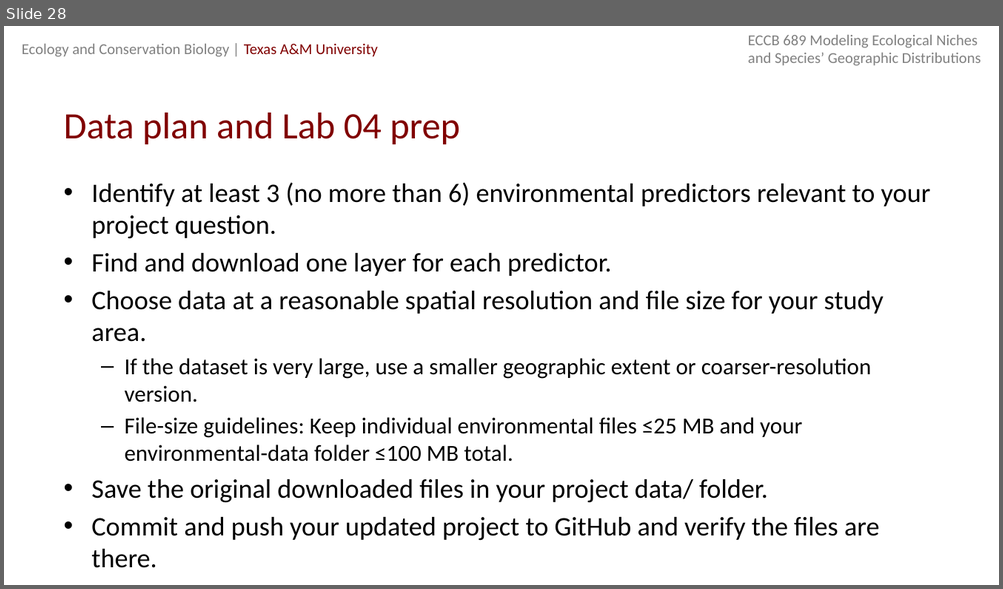
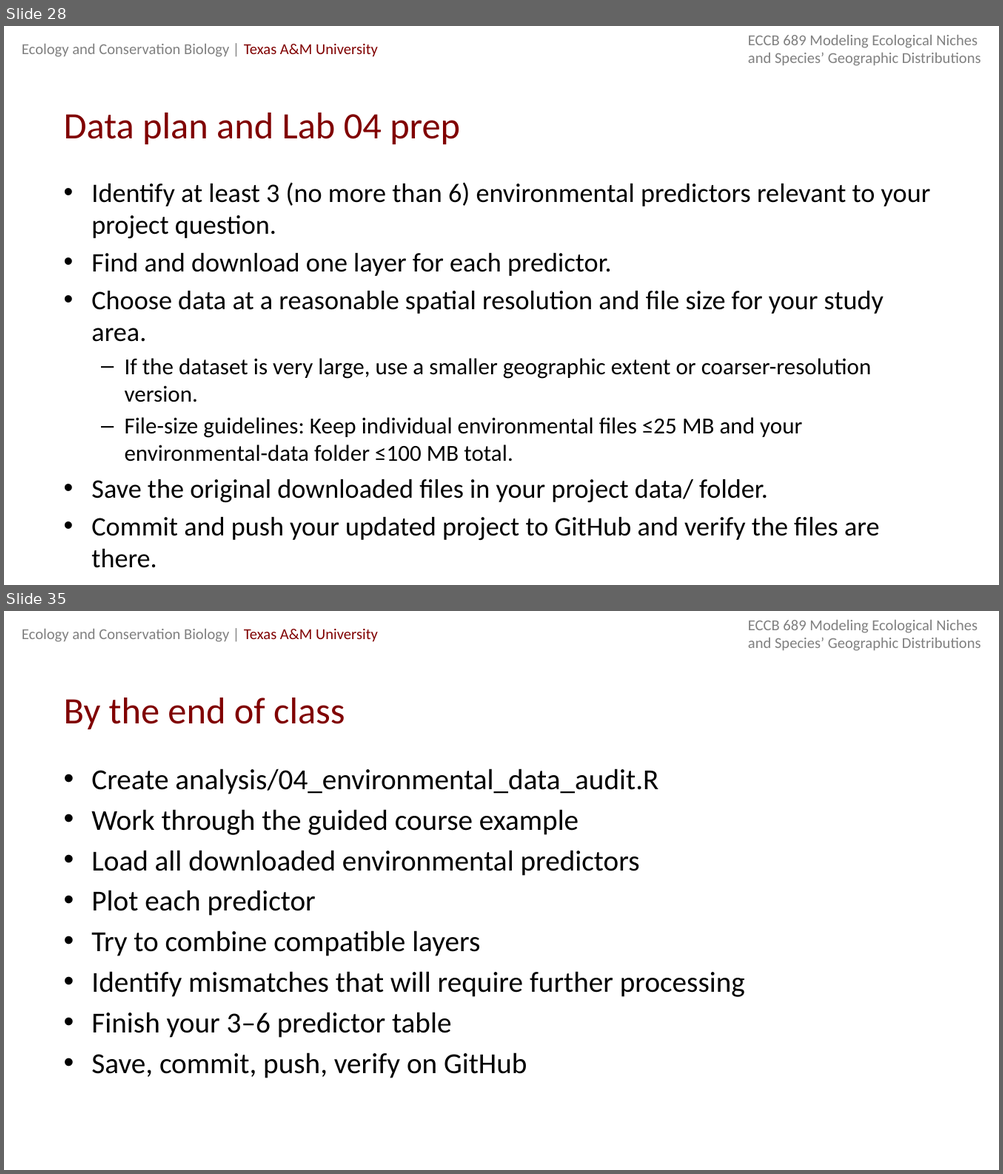
Before and after one commit to michellelawing/ECCB689, a slide deck: Slides/Week 6. Environments.pptx. Shown one above the other, each under a label of ours: slide 28 before the commit, slides 28 and 35 after it; the slides between them are not shown. The pictures are 1003x589 and 1003x1174 pixels, drawn with LibreOffice and Linux fonts; fonts in the diff are those of the drawing. Boxes give left, top, right and bottom in pixels: in the first picture for what was removed or moved away, otherwise in the second. Text is boxed around its words. In the diff, an @@ line names an element or a change of style, - is before the commit and + after.

```diff
--- a/Slides/Week 6. Environments.pptx
+++ b/Slides/Week 6. Environments.pptx
@@ slide 35 added at [4, 611, 999, 1170], background #FFFFFF; not listed: 2 template elements that a slide beside it also shows @@
@@ title added at [64, 698, 344, 729], 27 pt, text #800000 @@
+By the end of class
@@ text added at [91, 769, 745, 1079], 21 pt, text #000000 @@
+• Create analysis/04_environmental_data_audit.R
+• Work through the guided course example
+• Load all downloaded environmental predictors
+• Plot each predictor
+• Try to combine compatible layers
+• Identify mismatches that will require further processing
+• Finish your 3–6 predictor table
+• Save, commit, push, verify on GitHub
```
Also in this commit, not shown: 1 slide changed, 6 other slides added.
